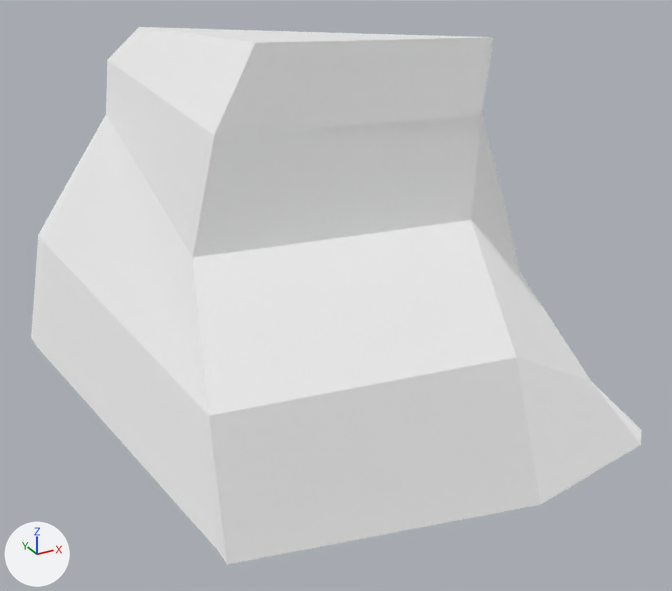
An edit to the glTF model assets/nature_lowpoly/Rock_Moss_3.glb, drawn before and after from the same camera.
Before and after are seen from a 50 mm lens placed at (-0.699, -1.246, 0.717), pointed at (-0.101, -0.159, 0.173). The lights are fixed; the arrows at lower left show +X, +Y and +Z. The picture after the commit comes second.

Names of what the first picture shows: 'Rock_Moss_3'.
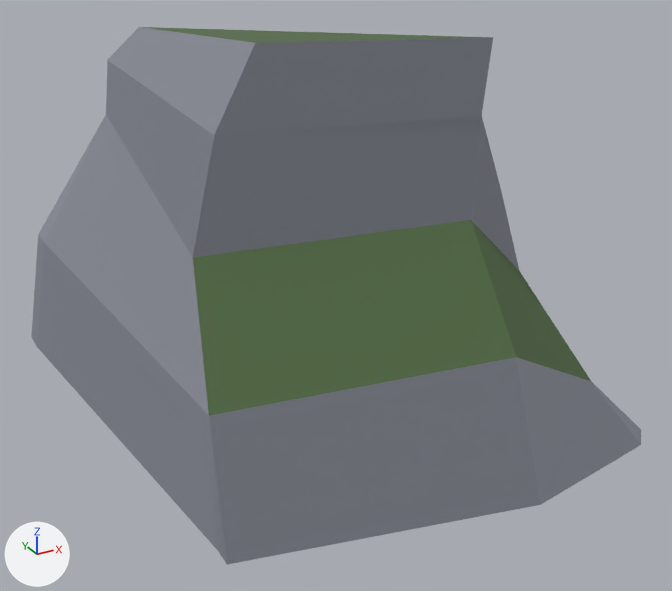
What differs and where, as boxes [x1, y1, x2, y2] in the pictures (672 x 591 px):
'Rock_Moss_3', recoloured, surface changed (white to grey)
    both: [31, 27, 641, 565]

Edits to the bpy script that builds the scene:
```text
Change mat_rock:
    mat_rock.metallic: 1.0 -> 0.0
    mat_rock.base_color: (1.0, 1.0, 1.0) -> (0.244, 0.258, 0.303)  # white #ffffff -> grey #878b96
    mat_rock.roughness: 1.0 -> 0.9
Change mat_green:
    mat_green.metallic: 1.0 -> 0.0
    mat_green.base_color: (1.0, 1.0, 1.0) -> (0.0874, 0.152, 0.0599)  # white #ffffff -> dark green #536d45
```
